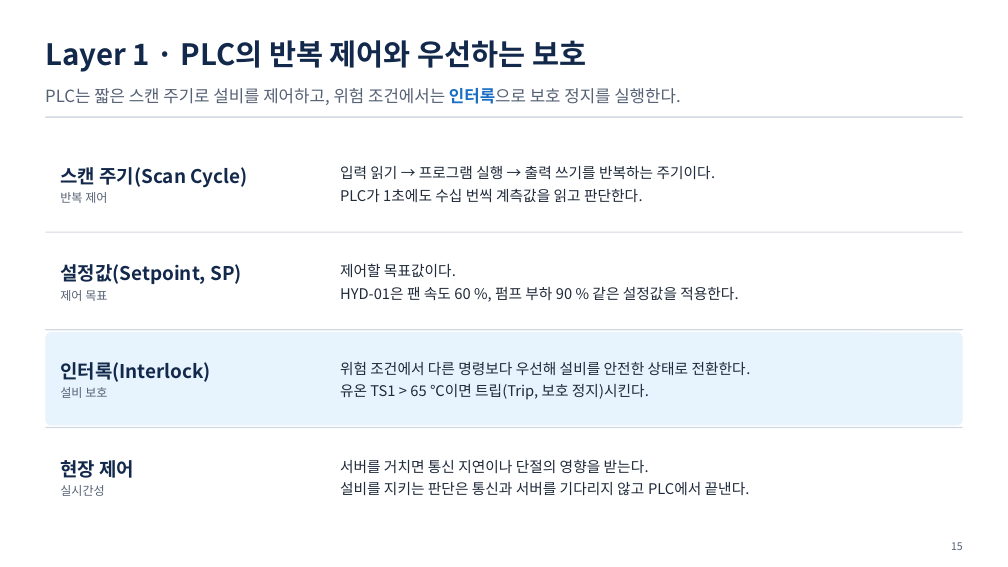
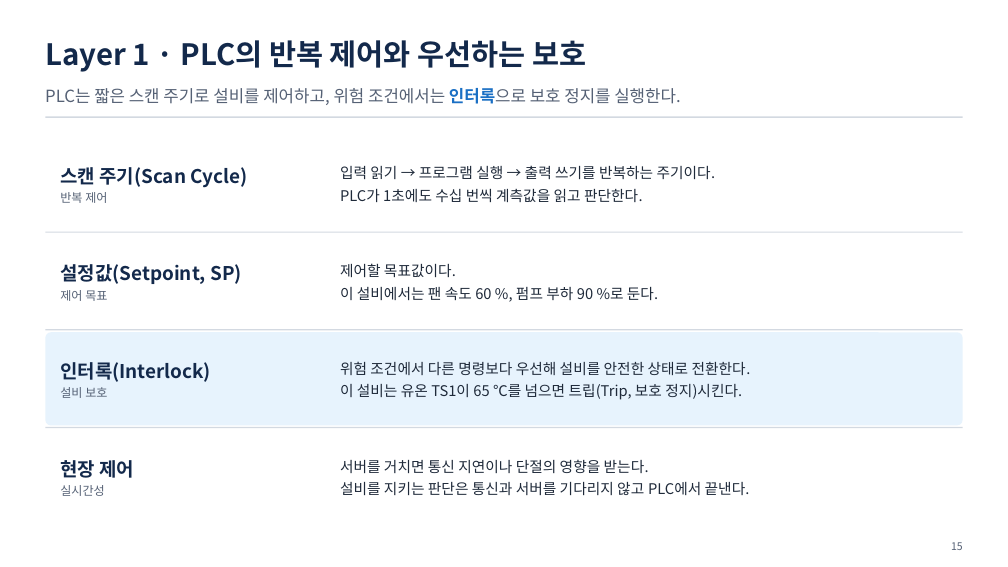
Before and after one commit to uengine-oss/hyd-iot-edu, a slide deck: slide 15 of 산출물/통합반/이론/01회차/통합반_01일차.pptx. Drawn at 1008x567 pixels with LibreOffice and Linux fonts; fonts in the diff are those of the drawing. Boxes give left, top, right and bottom in pixels: in the first picture for what was removed or moved away, otherwise in the second. Text is boxed around its words. In the diff, an @@ line names an element or a change of style, - is before the commit and + after.

```diff
--- a/산출물/통합반/이론/01회차/통합반_01일차.pptx
+++ b/산출물/통합반/이론/01회차/통합반_01일차.pptx
@@ text at box(340, 287, 658, 300): text changed @@
-HYD-01은 팬 속도 60 %, 펌프 부하 90 % 같은 설정값을 적용한다.
+이 설비에서는 팬 속도 60 %, 펌프 부하 90 %로 둔다.
@@ text at box(340, 384, 742, 400): text changed @@
-유온 TS1 > 65 ℃이면 트립(Trip, 보호 정지)시킨다.
+이 설비는 유온 TS1이 65 ℃를 넘으면 트립(Trip, 보호 정지)시킨다.
```
Also in this commit, not shown: 15 other slides changed, 10 other files.
